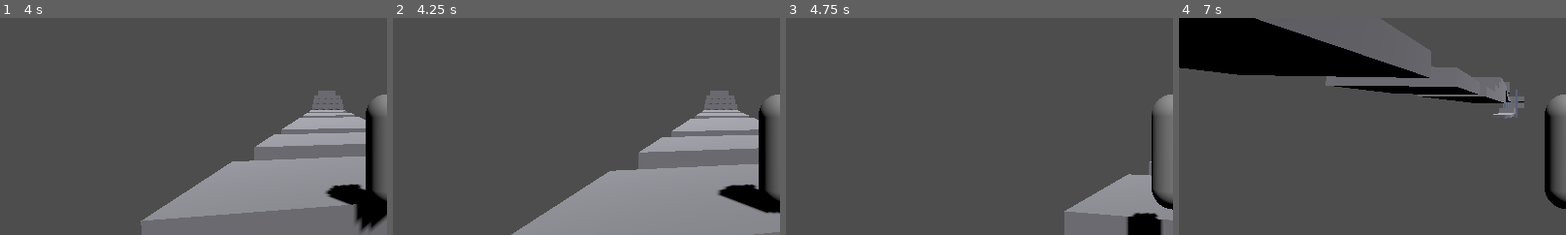
Above: before the commit, frames 1-4 (left to right).
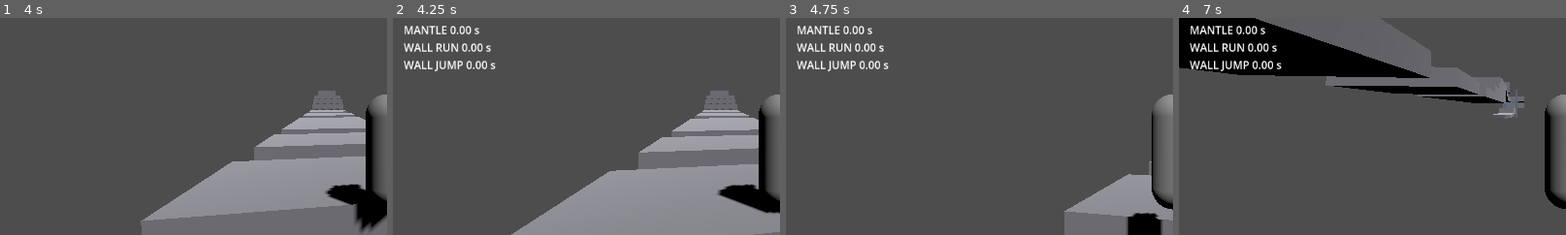
Above: after the commit, the same moments.

Repository: jimmyhag/parkour-duel
Game: Godot game, scene res://game/levels/test_course.tscn
Two runs of this game, one before a commit and one after it. Both use one fixed random seed, a clock stepped at 60 frames per second and the inputs below.
Inputs (mouse positions are % of the whole screen's width and height, from its top left):
- Up to frame 1 (4 s): tap Enter at 0.5 s; move the mouse to (55, 50) at 0.52 s; hold W (move_forward) from 0.53 s (still down); tap Space (jump) at 0.6, 0.77, 1.07, 1.52, 1.55, 1.82, 2.3, 3.02, 3.05, 3.32, 3.6, 3.77 s; click (55, 50) at 0.67 s; move the mouse to (45, 50) at 1.27 s; tap Ctrl (slide) at 1.35 s; move the mouse to (52, 48) at 2.02 s; hold Shift 2.03-2.78 s; move the mouse to (49, 52) at 2.77 s; tap Alt at 2.85 s; click (49, 52) at 2.92 s; move the mouse to (57, 51) at 3.52 s
- Up to frame 2 (4.25 s): keep holding W (move_forward); tap Space (jump) at 4.07 s; tap F3 (toggle_debug) at 4.15 s
- Up to frame 3 (4.75 s): keep holding W (move_forward); move the mouse to (42, 49) at 4.27 s; tap Ctrl (slide) at 4.35 s; tap Space (jump) at 4.52, 4.55 s
- Up to frame 4 (7 s): tap Space (jump) at 4.82, 5.3, 6.02, 6.05, 6.32, 6.6, 6.77 s; move the mouse to (51, 50) at 5.02 s; hold Shift 5.03-5.78 s; click (51, 50) at 5.17 s; move the mouse to (46, 48) at 5.77 s; release W (move_forward) at 5.78 s; hold D (move_right) 5.78-6.53 s; tap Alt at 5.85 s; move the mouse to (55, 50) at 6.52 s; hold W (move_forward) from 6.53 s (still down)
The pictures show only the part of the screen within x 0-50%, y 30-80%; the shares and areas given below are measured in that part.

Frame 1 is identical in both runs. In frame 2, 1.4% of the frame differs, in the area x 2-27%, y 3-25%; in frame 3, 1.4%; in frame 4, 1.5%.

Commit message:
ui, docs: the debug display names the wall states, the README describes the wall moves
The debug display shows what is left of the mantle, of the wall run and of the
time a jump is still a wall jump. The README describes the new sections and the
automatic moves in Controls (decision 13).

Spec: docs/specs/movement-walls.md

Co-Authored-By: Claude Opus 5.5 <noreply@anthropic.com>

Diff:
--- a/game/ui/debug_overlay.gd
+++ b/game/ui/debug_overlay.gd
@@ -2,8 +2,9 @@
 extends Label
 ## The debug display, for tuning the feel: the runner's state, its horizontal and
 ## vertical speeds, and what is left of its coyote time, of its jump buffer, of its roll
-## window and of the roll or the hard landing under way. Hidden until its action shows
-## it.
+## window, of the roll or the hard landing under way, of the mantle under way, of the
+## wall run under way and of the time a jump is still a jump off a wall. Hidden until
+## its action shows it.
 
 const TOGGLE_DEBUG: StringName = &"toggle_debug"
 const LINES: Array[String] = [
@@ -14,6 +15,9 @@
 	"BUFFER %.2f s",
 	"ROLL WINDOW %.2f s",
 	"LANDING %.2f s",
+	"MANTLE %.2f s",
+	"WALL RUN %.2f s",
+	"WALL JUMP %.2f s",
 ]
 
 ## The runner to display.
@@ -47,5 +51,8 @@
 			motor.jump_buffer_left(),
 			motor.roll_window_left(),
 			motor.landing_time_left(),
+			motor.mantle_time_left(),
+			motor.wall_run_time_left(),
+			motor.wall_jump_time_left(),
 		]
 	)
--- a/tests/test_debug_overlay.gd
+++ b/tests/test_debug_overlay.gd
@@ -67,6 +67,55 @@
 	assert_string_contains(overlay.text, "LANDING 0.33 s")
 
 
+func test_the_debug_display_shows_the_wall_states() -> void:
+	var motor: RunnerMotor = RunnerMotor.new(MotorBody.fixed_tuning())
+	var overlay: DebugOverlay = OVERLAY_SCENE.instantiate() as DebugOverlay
+	overlay.motor = motor
+	add_child_autofree(overlay)
+	_trigger(TOGGLE_DEBUG)
+	var forward: MoveIntent = MoveIntent.new()
+	forward.direction = Vector3.FORWARD
+	var running: Vector3 = Vector3.FORWARD * motor.tuning.top_speed
+	var high: float = motor.tuning.roll_fall_height
+
+	# In the air against a ledge within reach: a mantle, at its first step out of
+	# twenty-one.
+	var against_a_ledge: RunnerFacts = _facts(false, Vector3.ZERO, high)
+	against_a_ledge.ledge_normal = Vector3.BACK
+	against_a_ledge.ledge_height = motor.tuning.mantle_min_height * 1.5
+	against_a_ledge.ledge_clear = true
+	motor.step(forward, against_a_ledge, STEP)
+	overlay.refresh()
+	assert_string_contains(overlay.text, "STATE MANTLING")
+	assert_string_contains(overlay.text, "MANTLE 0.33 s")
+	assert_string_contains(overlay.text, "WALL RUN 0.00 s")
+	assert_string_contains(overlay.text, "WALL JUMP 0.00 s")
+	for i: int in 20:
+		motor.step(forward, _facts(i > 10, running, high), STEP)
+	overlay.refresh()
+	assert_string_contains(overlay.text, "STATE GROUNDED")
+	assert_string_contains(overlay.text, "MANTLE 0.00 s")
+
+	# Then in the air along a wall: a wall run at its first step out of seventy-two, all
+	# of the wall jump grace ahead; one step off the wall, five steps of it are left.
+	var beside_a_wall: RunnerFacts = _facts(false, running, high)
+	beside_a_wall.ground_clearance = high
+	beside_a_wall.wall_id = 1
+	beside_a_wall.wall_normal = Vector3.RIGHT
+	beside_a_wall.wall_distance = motor.tuning.wall_run_distance / 2.0
+	beside_a_wall.wall_height = motor.tuning.wall_run_min_wall_height * 2.0
+	motor.step(forward, beside_a_wall, STEP)
+	overlay.refresh()
+	assert_string_contains(overlay.text, "STATE WALL_RUNNING")
+	assert_string_contains(overlay.text, "WALL RUN 1.18 s")
+	assert_string_contains(overlay.text, "WALL JUMP 0.10 s")
+	motor.step(forward, _facts(false, running, high), STEP)
+	overlay.refresh()
+	assert_string_contains(overlay.text, "STATE FALLING")
+	assert_string_contains(overlay.text, "WALL RUN 0.00 s")
+	assert_string_contains(overlay.text, "WALL JUMP 0.08 s")
+
+
 ## A runner going at 5 m/s that left the floor one step ago, without jumping.
 func _motor_falling_off_a_ledge() -> RunnerMotor:
 	var tuning: MovementTuning = MovementTuning.new()
